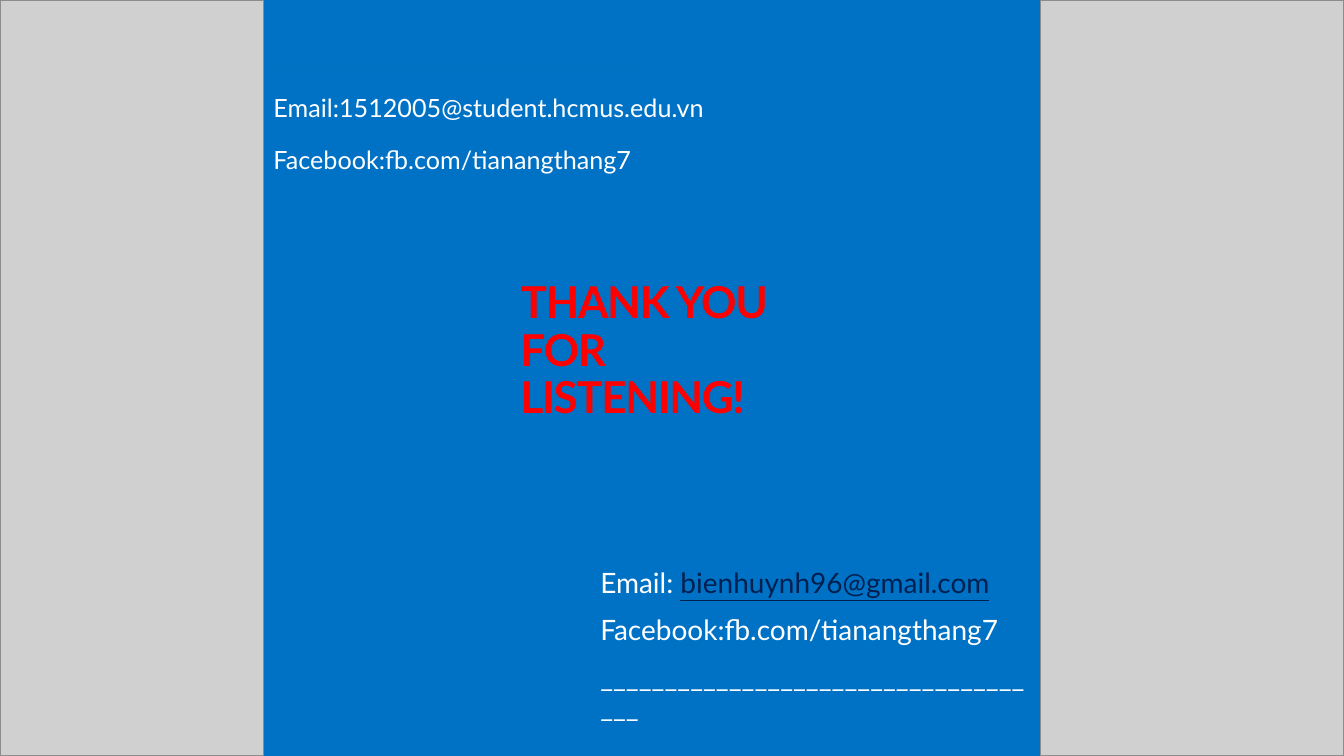
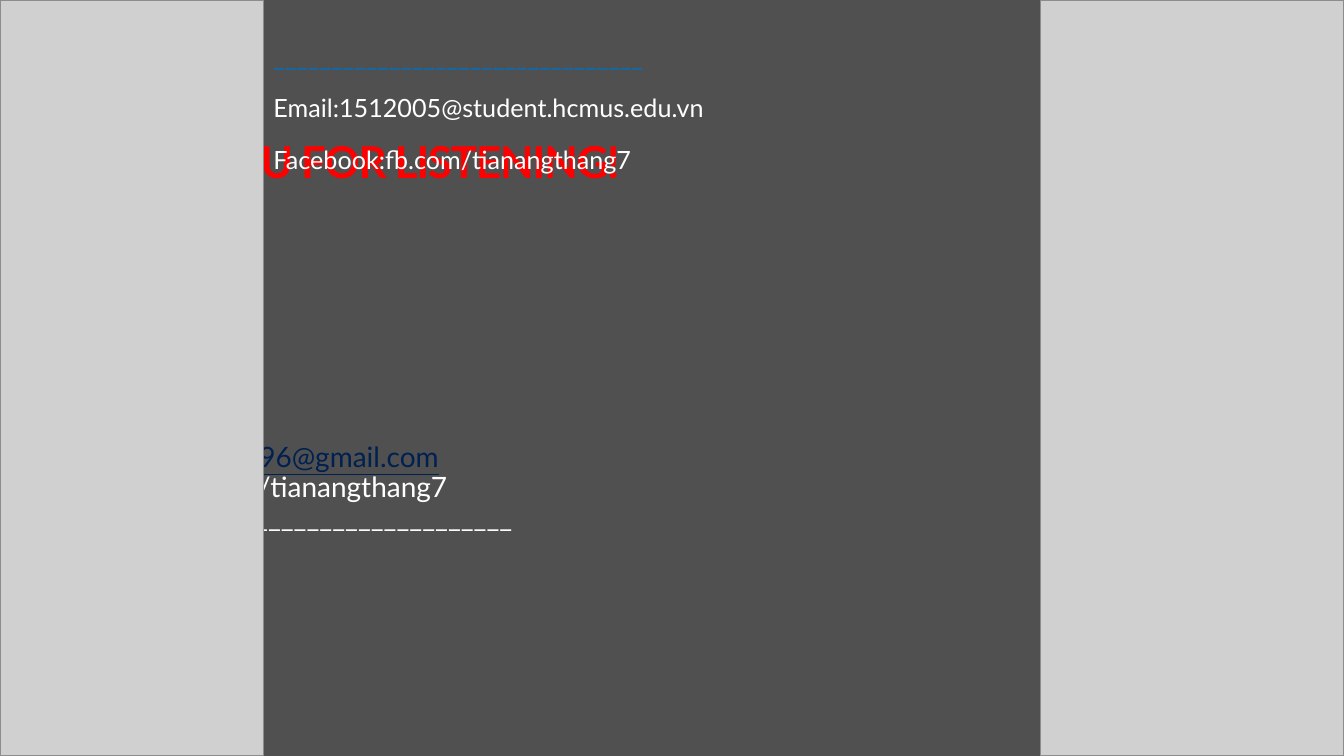
Before and after one commit to bienhuynh/KTTTNT, a slide deck: slide 92 of Nhan dang chu viet tay/Final/Docs/Thuật toán mạng CNN.pptx. Drawn at 1344x756 pixels with LibreOffice and Linux fonts; fonts in the diff are those of the drawing; grey boxes stand for pictures; background and template pictures are left out. Boxes give left, top, right and bottom in pixels: in the first picture for what was removed or moved away, otherwise in the second. Text is boxed around its words. In the diff, an @@ line names an element or a change of style, - is before the commit and + after.

```diff
--- a/Nhan dang chu viet tay/Final/Docs/Thuật toán mạng CNN.pptx
+++ b/Nhan dang chu viet tay/Final/Docs/Thuật toán mạng CNN.pptx
@@ background #0072C6 to picture (left out) @@
@@ title "THANK YOU FOR LISTENING!" rewrapped from <box>521,286,768,414</box> to <box>201,140,620,187</box> @@
@@ text "Email: bienhuynh96@gmail.com": place and size @@
-text "Email: bienhuynh96@gmail.com" at <box>600,572,998,645</box>
+text "Email: bienhuynh96@gmail.com" at <box>49,443,447,503</box>
@@ text "Email: bienhuynh96@gmail.com" at <box>49,443,447,503</box>: less space between paragraphs @@
```
Also in this commit, not shown: 90 other slides changed, 1 slide added, 1 slide removed, 10 other files.
